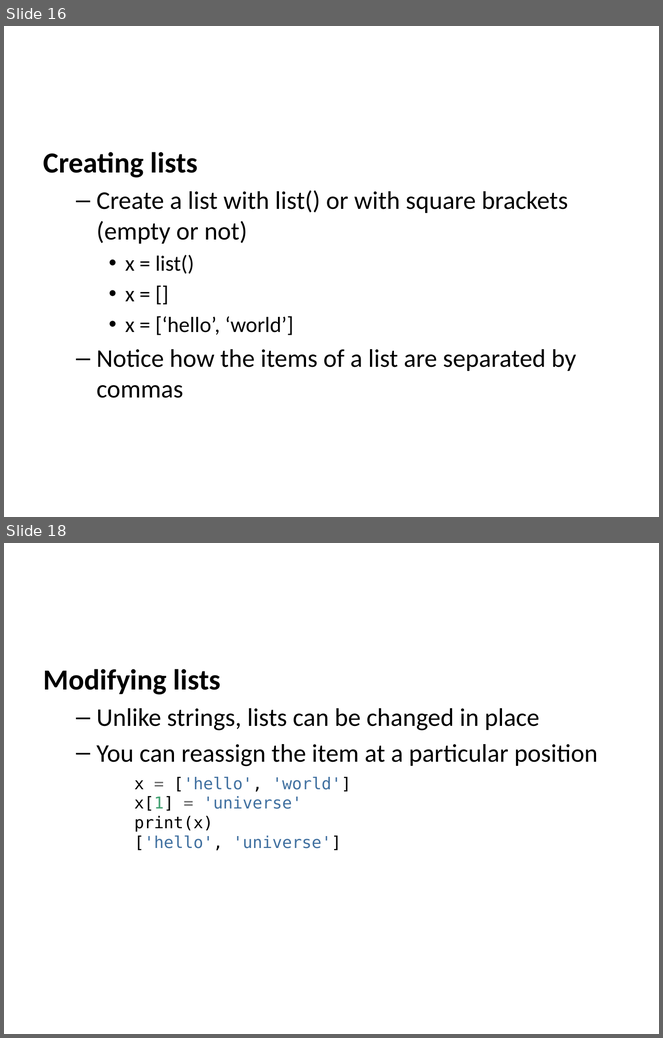
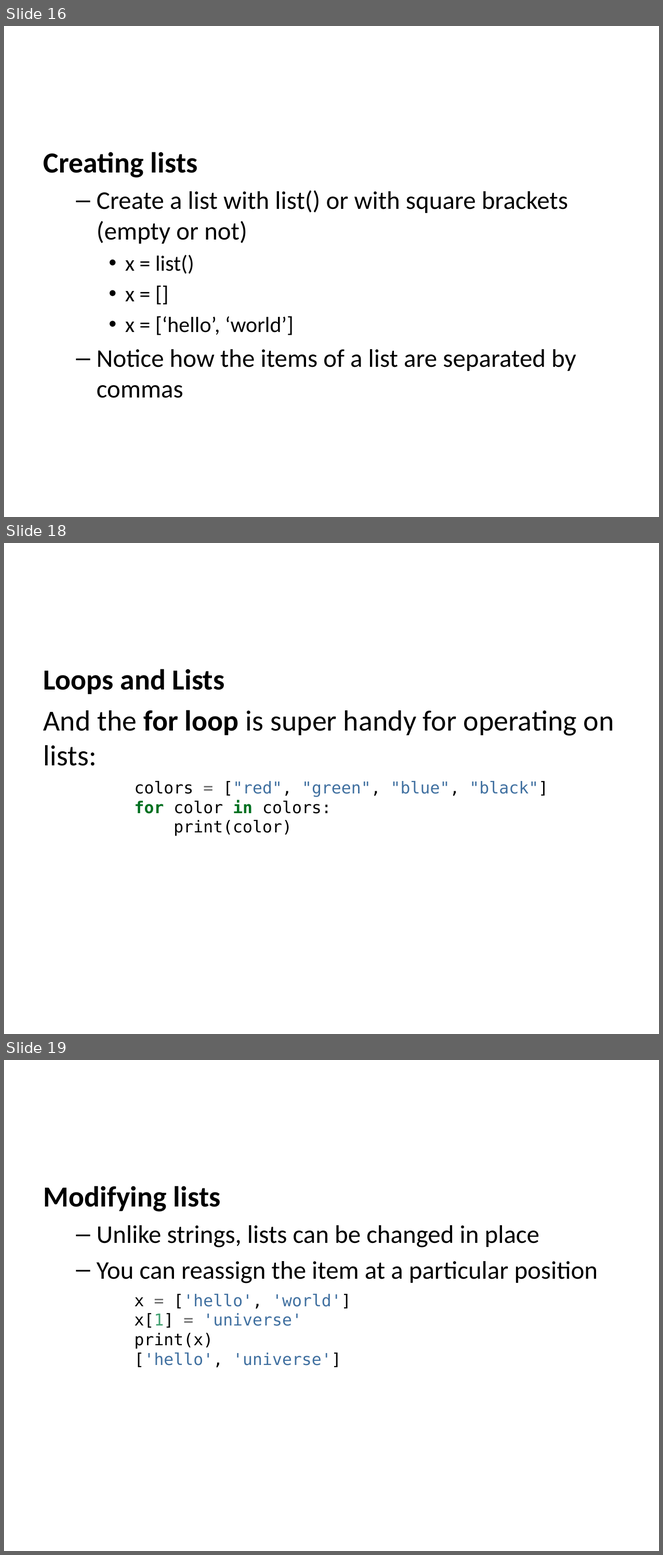
Before and after one commit to edsu/inst326, a slide deck: modules/module03/slides.pptx. Shown one above the other, each under a label of ours: slides 16 and 18 before the commit, slides 16, 18 and 19 after it; the slides between them are not shown. The pictures are 663x1038 and 663x1555 pixels, drawn with LibreOffice and Linux fonts; fonts in the diff are those of the drawing. Boxes give left, top, right and bottom in pixels: in the first picture for what was removed or moved away, otherwise in the second. Text is boxed around its words. In the diff, an @@ line names an element or a change of style, - is before the commit and + after.

```diff
--- a/modules/module03/slides.pptx
+++ b/modules/module03/slides.pptx
@@ slide 18 added at bbox=[4, 543, 659, 1034], background #FFFFFF @@
@@ text added at bbox=[44, 669, 614, 836], 18 pt, text #000000 @@
+Loops and Lists
+And the for loop is super handy for operating on lists:
+colors = ["red", "green", "blue", "black"]
+for color in colors:
+print(color)
@@ what was slide 18 is now slide 19 @@
```
Also in this commit, not shown: 2 slides changed, 3 other files.
